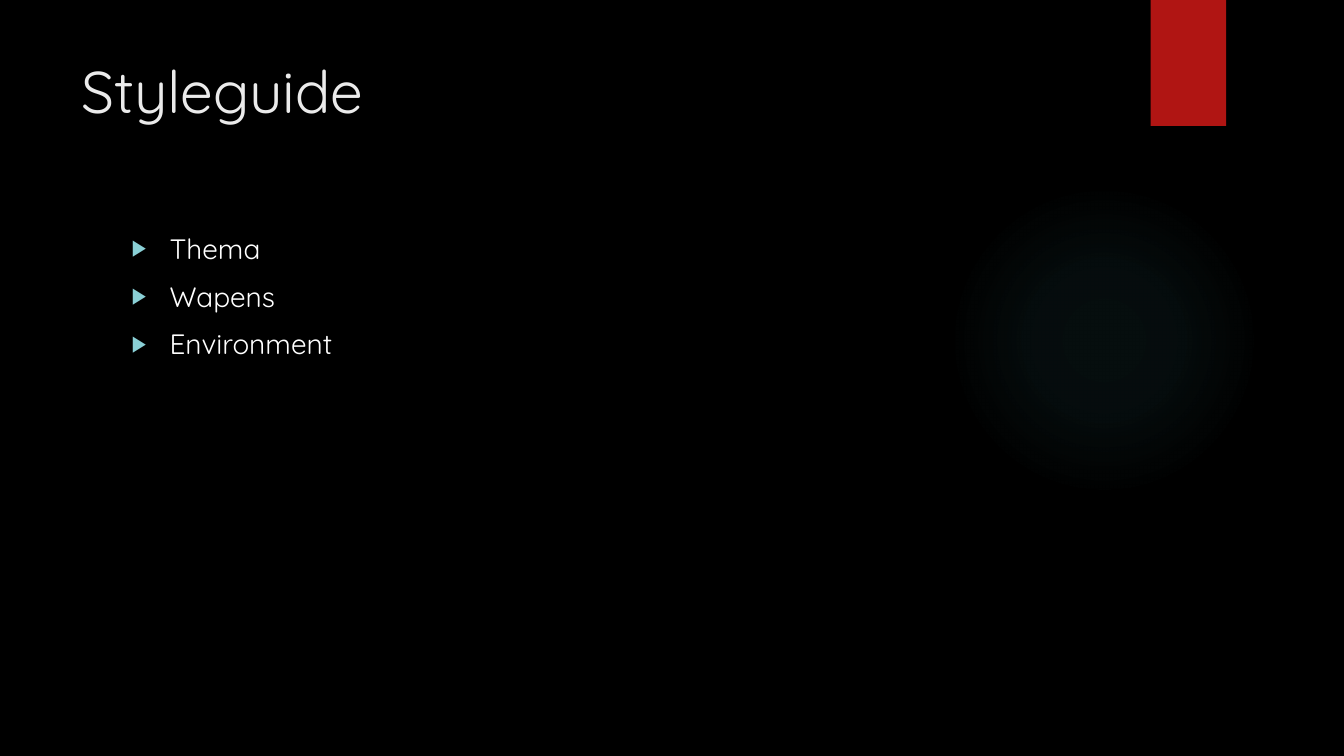
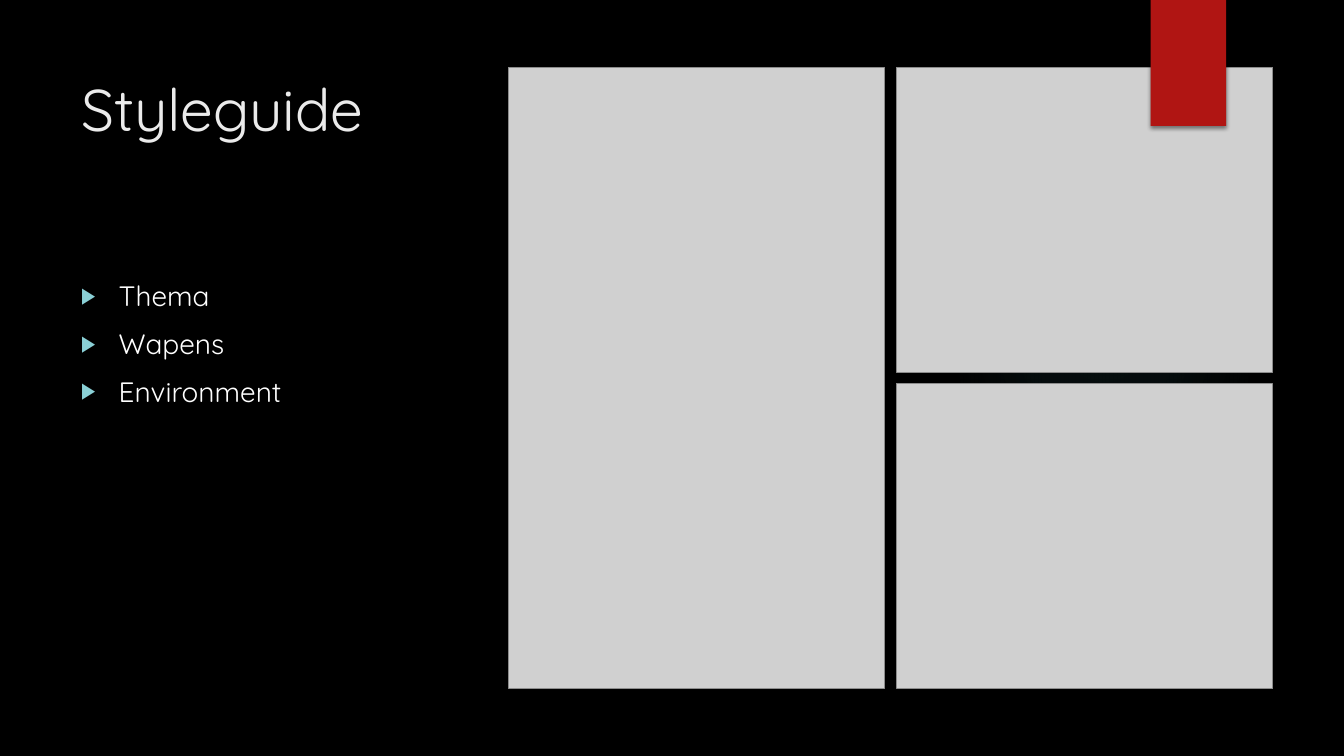
Before and after one commit to ThomasVlekkeDeltion/School-project-periode-2, a slide deck: slide 3 of Source/INFINITY-Presentatie.pptx. Drawn at 1344x756 pixels with LibreOffice and Linux fonts; fonts in the diff are those of the drawing; grey boxes stand for pictures; background and template pictures are left out. Boxes give left, top, right and bottom in pixels: in the first picture for what was removed or moved away, otherwise in the second. Text is boxed around its words. In the diff, an @@ line names an element or a change of style, - is before the commit and + after.

```diff
--- a/Source/INFINITY-Presentatie.pptx
+++ b/Source/INFINITY-Presentatie.pptx
@@ rectangle removed at box(1150, 0, 1226, 126) @@
@@ rectangle added at box(1150, 0, 1226, 126), fill #B01513 @@
@@ title "Styleguide": place and size @@
-title "Styleguide" at box(81, 69, 363, 125)
+title "Styleguide" at box(81, 87, 363, 143)
@@ picture added at box(509, 68, 885, 690) @@
@@ picture added at box(897, 68, 1273, 372) @@
@@ text "Thema": place and size @@
-text "Thema" at box(170, 238, 333, 355)
+text "Thema" at box(119, 285, 282, 403)
@@ picture added at box(897, 384, 1273, 689) @@
```
Also in this commit, not shown: 4 other slides changed, 1 slide added, 1 slide removed, 1 other file.
